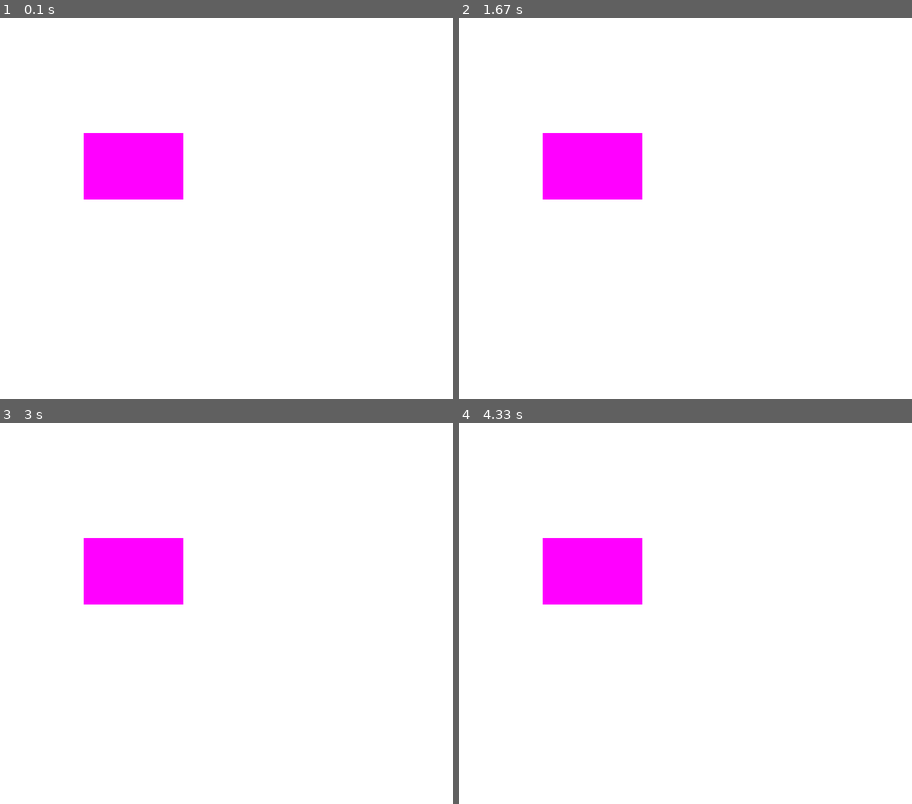
Above: before the commit, frames 1-4 (two rows, left to right).
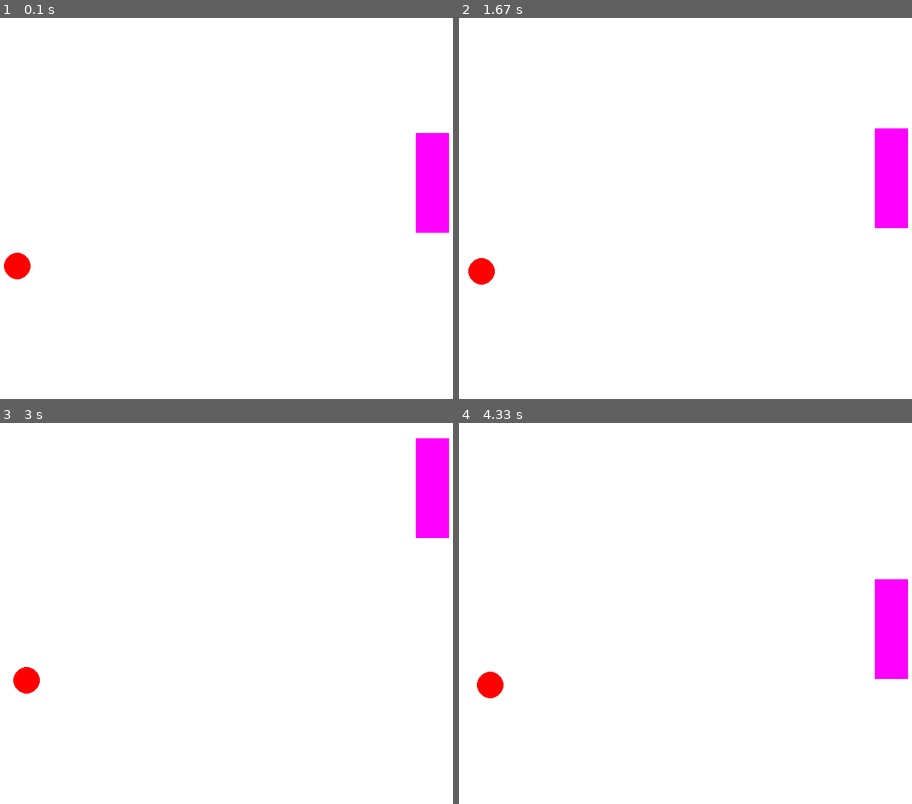
Above: after the commit, the same moments.

Repository: lookinALX/pygameProject
Game: pygame game, started from main.py
Two runs of this game, one before a commit and one after it. Both use one fixed random seed, a clock stepped at 60 frames per second and the inputs below.
Inputs (mouse positions are in pixels of both pictures, inside the frame that each line leads up to):
- Up to frame 1 (0.1 s): no input
- Up to frame 2 (1.67 s): press the mouse at (889, 181) at 0.37 s; move the mouse to (703, 162) at 0.47 s; release the mouse at (513, 139) at 0.6 s; press the mouse at (889, 139) at 0.7 s; move the mouse to (807, 219) at 0.8 s; release the mouse at (726, 299) at 0.93 s; press the mouse at (889, 299) at 1.53 s; move the mouse to (785, 178) at 1.63 s
- Up to frame 3 (3 s): release the mouse at (221, 461) at 1.77 s; press the mouse at (430, 461) at 1.87 s; move the mouse to (317, 605) at 1.97 s; release the mouse at (203, 750) at 2.1 s; press the mouse at (430, 750) at 2.7 s; move the mouse to (353, 617) at 2.8 s; release the mouse at (276, 487) at 2.93 s
- Up to frame 4 (4.33 s): press the mouse at (889, 487) at 3.53 s; move the mouse to (699, 560) at 3.63 s; release the mouse at (508, 628) at 3.77 s

The runs differ from the first frame. In frame 1, 6.1% of the frame differs, in the area x 0-100%, y 30-69%; in frame 2, 6.1%; in frame 3, 6.1%; in frame 4, 6.1%.

Commit message:
rocket can be moved

Diff:
--- a/main.py
+++ b/main.py
@@ -8,11 +8,11 @@
 def main():
     # Ниже инициализация
     screen = pygame.display.set_mode((constants.SCREEN_WIDTH, constants.SCREEN_HEIGHT))
-    rectangle2 = shapes.Rectangle((255, 0, 255), 200, 200, 150, 100, 0.1, 0.1)
+    rectangle2 = shapes.Rectangle((255, 0, 255), 700, 200, 50, 150, 0, 0)
     # rectangle1 = shapes.Rectangle((0, 0, 255), 50, 50, 150, 100, 0.1, 0.1)
     # square1 = shapes.Square((255, 0, 0), 500, 300, 200, 0, 0)
     # square2 = shapes.Square((255, 255, 0), 100, 100, 20, 0.1, 0.05)
-    #circle1 = shapes.Circle(color=(255, 0, 0), x=100, y=400, radius=20, speed_x=0.08, speed_y=0.08)
+    circle1 = shapes.Circle(color=(255, 0, 0), x=100, y=400, radius=20, speed_x=0.08, speed_y=0.08)
     # Бесконечный цикл программы
     running = True
     while running:
@@ -21,6 +21,7 @@
                 running = False
             if event.type == pygame.MOUSEBUTTONDOWN:
                 if rectangle2.check_collision_with_mouse(pygame.mouse.get_pos()):
+                    pygame.mouse.get_rel()
                     rectangle2.dragging = True
             if event.type == pygame.MOUSEBUTTONUP:
                 rectangle2.dragging = False
@@ -28,20 +29,21 @@
         screen.fill((255, 255, 255))
         """Draw objects"""
         rectangle2.draw(screen)
+        rectangle2.drag()
         # rectangle1.draw(screen)
         # square1.draw(screen)
         # square2.draw(screen)
-        #circle1.draw(screen)
+        circle1.draw(screen)
         # Move objects
         # rectangle1.move()
         # rectangle1.check_collision(rectangle2)
         # square2.check_collision(rectangle2)
         # square2.move()
-        #circle1.move()
+        circle1.move()
         #rectangle2.move()
         #circle1.check_collision(rectangle2)
         #circle1.change_direction()
-        #circle1.change_direction_if_collision(rectangle2)
+        circle1.change_direction_if_collision(rectangle2)
 
         pygame.display.update()
 
--- a/shapes.py
+++ b/shapes.py
@@ -121,8 +121,11 @@
                 print("COLLISION!")
         return collision_detected
 
-    # TODO: Создать функцию def drag(): Она вызывается если self.dragging = True и перемещает прямоугольник в
-    # направление перемещения мыши со скоростью мыши
+    def drag(self):
+        if self.dragging:
+            delta_pos = pygame.mouse.get_rel()
+            self.speed_y = delta_pos[1]
+            self.move()
 
 
 class Square(Rectangle):
